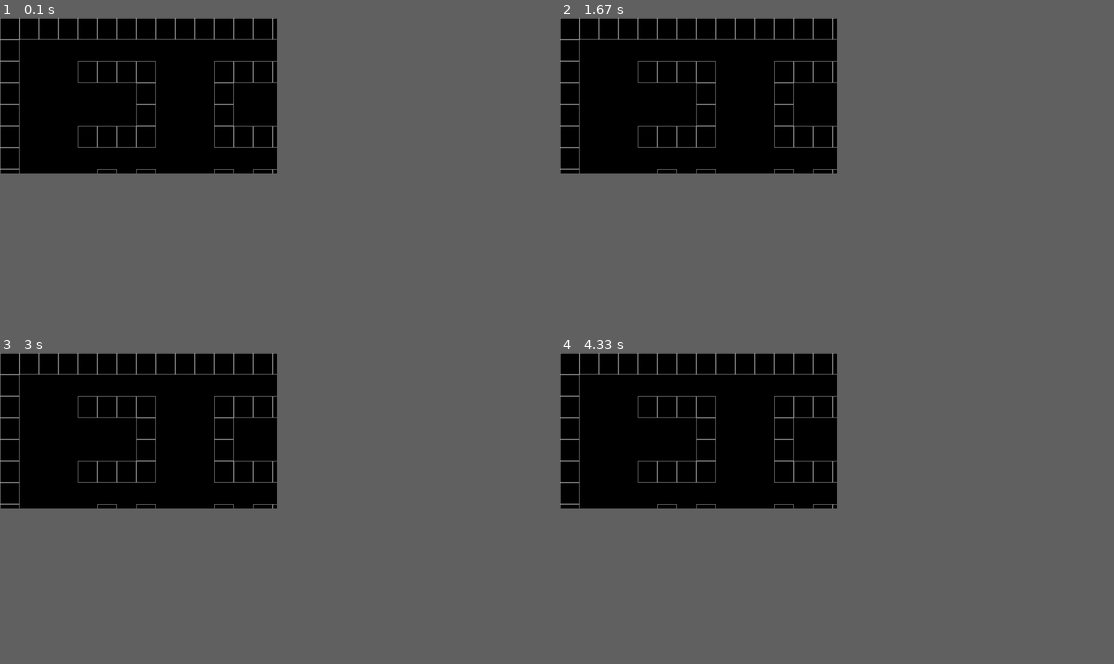
Above: before the commit, frames 1-4 (two rows, left to right).
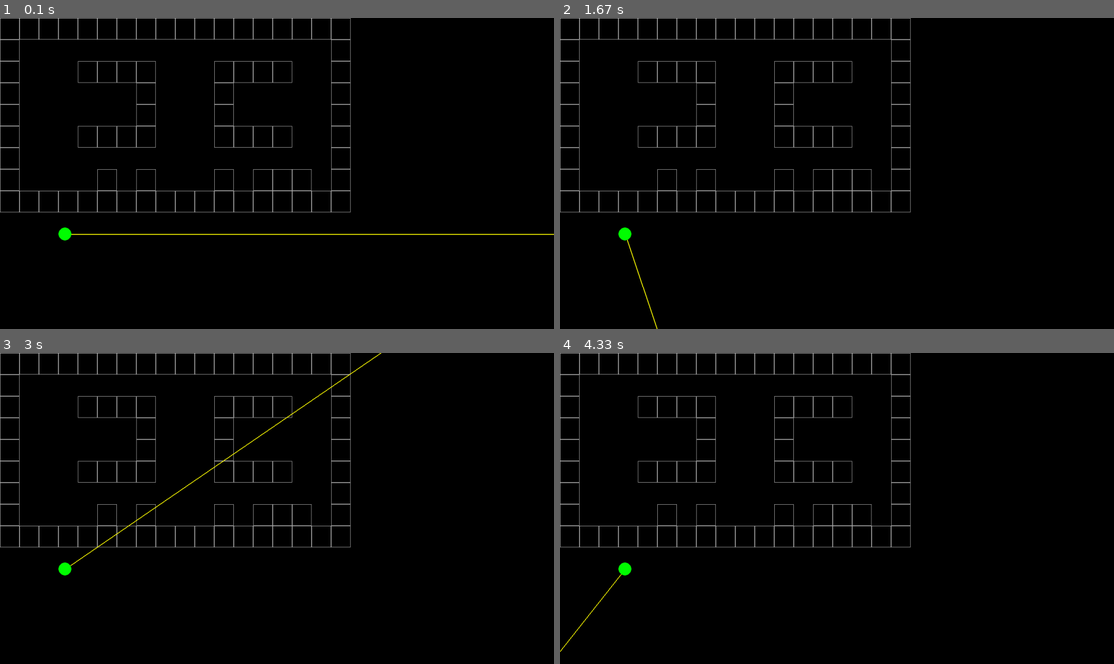
Above: after the commit, the same moments.

Repository: siddcyber/pygameDOOM
Game: pygame game, started from main.py
The game is run twice, just before and just after one commit, with the same random seed, the same clock (stepped at 60 frames per second) and the same inputs.
Inputs:
- Up to frame 1 (0.1 s): no input
- Up to frame 2 (1.67 s): hold Right 0.33-0.8 s; hold Right 0.83-1.3 s; hold Left from 1.33 s (still down)
- Up to frame 3 (3 s): release Left at 1.87 s; hold Left 1.9-2.3 s; hold Right 2.33-2.97 s
- Up to frame 4 (4.33 s): hold Left 3-3.47 s; hold Right 3.5-3.97 s; hold Right from 4 s (still down)
In our replay, the window is 450x253 before the commit and 900x506 after it. These sizes can differ from the game's own. Grey fills any space a smaller window leaves; there, only what the larger window draws over its background counts as a difference.

The runs differ from the first frame. In frame 1, 1.6% of the frame differs, in the area x 0-100%, y 0-72%; in frame 2, 1.4%; in frame 3, 1.6%; in frame 4, 1.4%.

Commit message:
bug fixed: player not loading on screen, possible newGame function error New bug, player not moving WASD( K_LEFT, K_RIGHT working fine)

Diff:
--- a/Map.py
+++ b/Map.py
@@ -28,4 +28,5 @@
 
     def draw(self):
         for pos in self.worldmap:
+            # length, width
             game.draw.rect(self.DOOM.screen, 'darkgray', (pos[0] * 45, pos[1] * 50, 45, 50), 1)
--- a/main.py
+++ b/main.py
@@ -1,40 +1,46 @@
-import pygame as game
+import pygame as pg
 import sys
 from settings import *
 from Map import *
 from player import *
-class Game:
+
+
+class DoomGameMain:
     def __init__(self):
-        game.init()
-        self.screen = game.display.set_mode(resolution)
-        self.clock = game.time.Clock()
-        self.deltaTime = 1
+        pg.init()
+        self.screen = pg.display.set_mode(resolution)
+        self.clock = pg.time.Clock()
+        self.delta_time = 1
         self.newGame()
+
     def newGame(self):
         self.map = Map(self)
         self.player = Player(self)
 
-    def update(self):
+    def updateMain(self):
         self.player.update()
-        game.display.flip()
-        self.deltaTime = self.clock.tick(frameRate)
-        game.display.set_caption(f'{self.clock.get_fps():.1f}')
+        pg.display.flip()
+        self.delta_time = self.clock.tick(FPS)
+        pg.display.set_caption(f'{self.clock.get_fps():.1f}')
 
     def draw(self):
-        self.player.draw()
         self.screen.fill('black')
         self.map.draw()
+        self.player.draw()
+
     def checkEvent(self):
-        for event in game.event.get():
-            if event.type ==game.QUIT or (event.type == game.KEYDOWN and event.type == game.K_ESCAPE):
-                game.quit()
+        for event in pg.event.get():
+            if event.type == pg.QUIT or (event.type == pg.KEYDOWN and event.key == pg.K_ESCAPE):
+                pg.quit()
                 sys.exit()
+
     def run(self):
         while True:
             self.checkEvent()
-            self.update()
             self.draw()
+            self.updateMain()
+
 
 if __name__ == '__main__':
-    DOOM = Game()
+    DOOM = DoomGameMain()
     DOOM.run()
--- a/player.py
+++ b/player.py
@@ -10,10 +10,12 @@
         self.angle = playerAngle
 
     def movement(self):
+        sin_a = math.sin(self.angle)
+        cos_a = math.cos(self.angle)
         dx, dy = 0, 0
-        speed = playerSpeed * self.game.deltaTime
-        speed_sin = speed * math.sin(self.angle)
-        speed_cos = speed * math.cos(self.angle)
+        speed = playerSpeed * self.game.delta_time
+        speed_sin = speed * sin_a
+        speed_cos = speed * cos_a
 
         keys = pg.key.get_pressed()
         if keys[pg.K_w]:
@@ -28,18 +30,17 @@
         if keys[pg.K_d]:
             dx += -speed_sin
             dy += speed_cos
-        self.x = dx
-        self.y = dy
         if keys[pg.K_LEFT]:
-            self.angle -= playerRotationSpeed * self.game.deltaTime
+            self.angle -= playerRotationSpeed * self.game.delta_time
         if keys[pg.K_RIGHT]:
-            self.angle += playerRotationSpeed * self.game.deltaTime
+            self.angle += playerRotationSpeed * self.game.delta_time
+
         self.angle %= math.tau
 
     def draw(self):
         pg.draw.line(self.game.screen, 'yellow', (self.x * 100, self.y * 100),
-                       (self.x * 100 * width * math.cos(self.angle),
-                        self.y * 100 * width * math.sin(self.angle)), 2)
+                     (self.x * 100 + width * math.cos(self.angle),
+                      self.y * 100 + width * math.sin(self.angle)), 2)
         pg.draw.circle(self.game.screen, 'green', (self.x * 100, self.y * 100), 15)
 
     def update(self):
--- a/settings.py
+++ b/settings.py
@@ -1,10 +1,17 @@
+import math
+from win32api import GetSystemMetrics
+
 # game settings
-from win32api import GetSystemMetrics
-width = int(GetSystemMetrics(0) / 2)
-height = int(GetSystemMetrics(1) / 2)
+width = int(GetSystemMetrics(0))
+height = int(GetSystemMetrics(1))
 resolution = width, height
-frameRate = 60
-playerPosition = 1.5, 5  # mini map
+HALF_width = width // 2
+HALF_HEIGHT = height // 2
+FPS = 60
+
+playerPosition = 1.5, 5  # mini_map
 playerAngle = 0
 playerSpeed = 1
+# playerSpeed = 0.004
 playerRotationSpeed = 1
+# playerRotationSpeed = 0.002
